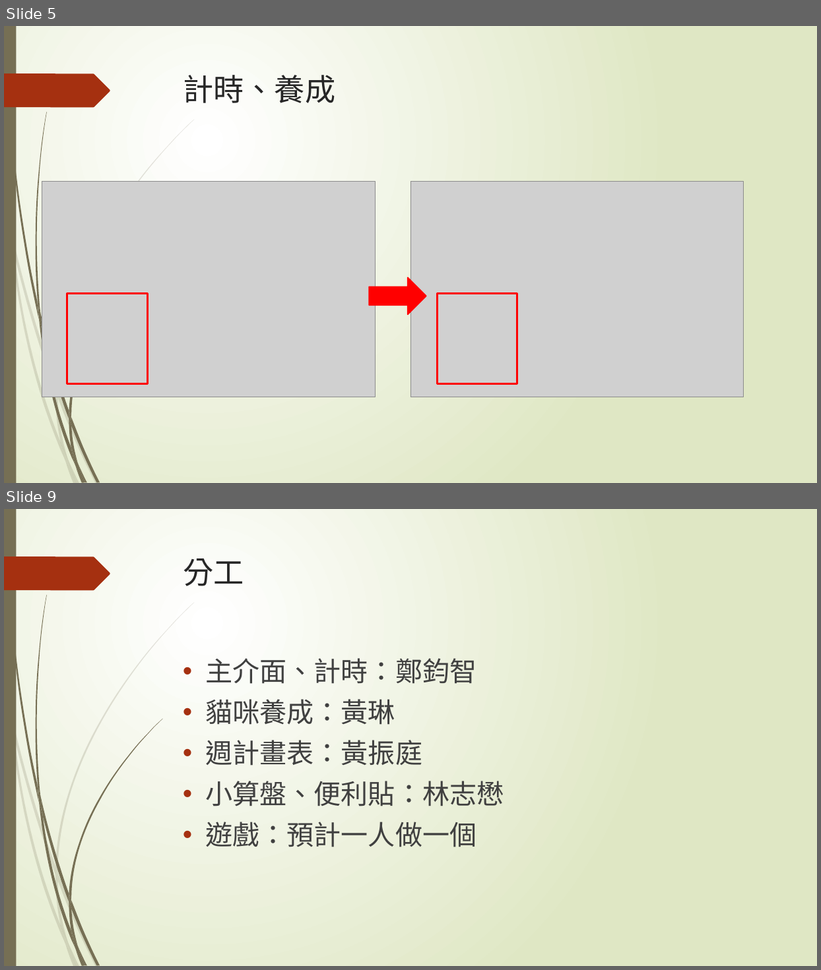
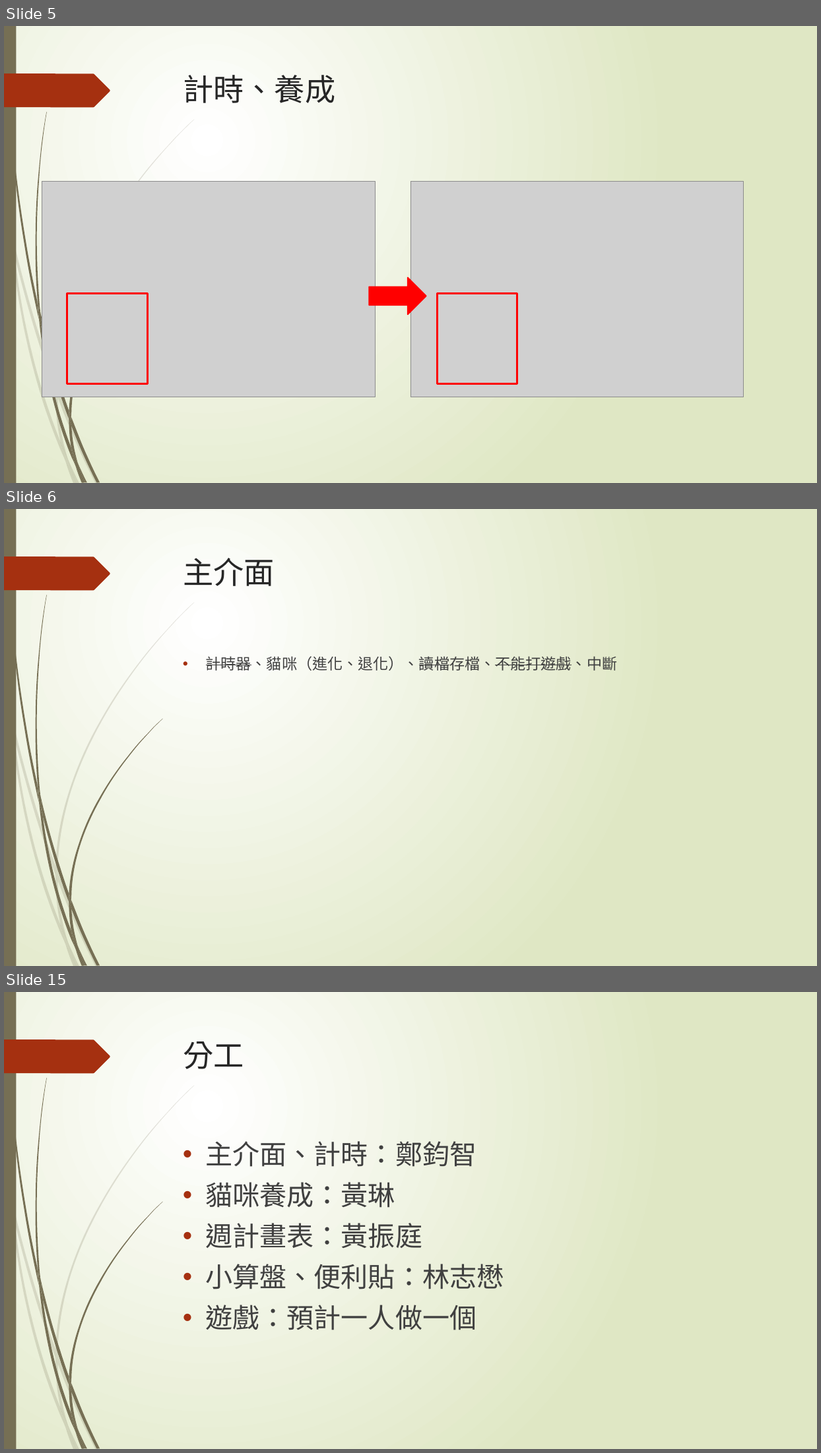
Before and after one commit to disneyyy/CsharpFinal, a slide deck: 第13組.pptx. Shown one above the other, each under a label of ours: slides 5 and 9 before the commit, slides 5, 6 and 15 after it; the slides between them are not shown. The pictures are 821x970 and 821x1453 pixels, drawn with LibreOffice and Linux fonts; fonts in the diff are those of the drawing; grey boxes stand for pictures. Boxes give left, top, right and bottom in pixels: in the first picture for what was removed or moved away, otherwise in the second. Text is boxed around its words. In the diff, an @@ line names an element or a change of style, - is before the commit and + after.

```diff
--- a/第13組.pptx
+++ b/第13組.pptx
@@ slide 6 added at (4,509,817,966), background gradient #FFFFFF to #DFE8C4; not listed: 24 template elements that a slide beside it also shows @@
@@ title added at (183,558,275,586), 36 pt, text #262626 @@
+主介面
@@ text added at (206,656,618,671), 18 pt, text #404040 @@
+• 計時器、貓咪（進化、退化）、讀檔存檔、不能打遊戲、中斷
@@ what was slide 9 is now slide 15 @@
```
Also in this commit, not shown: 4 slides changed, 5 other slides added, 1 other file.
